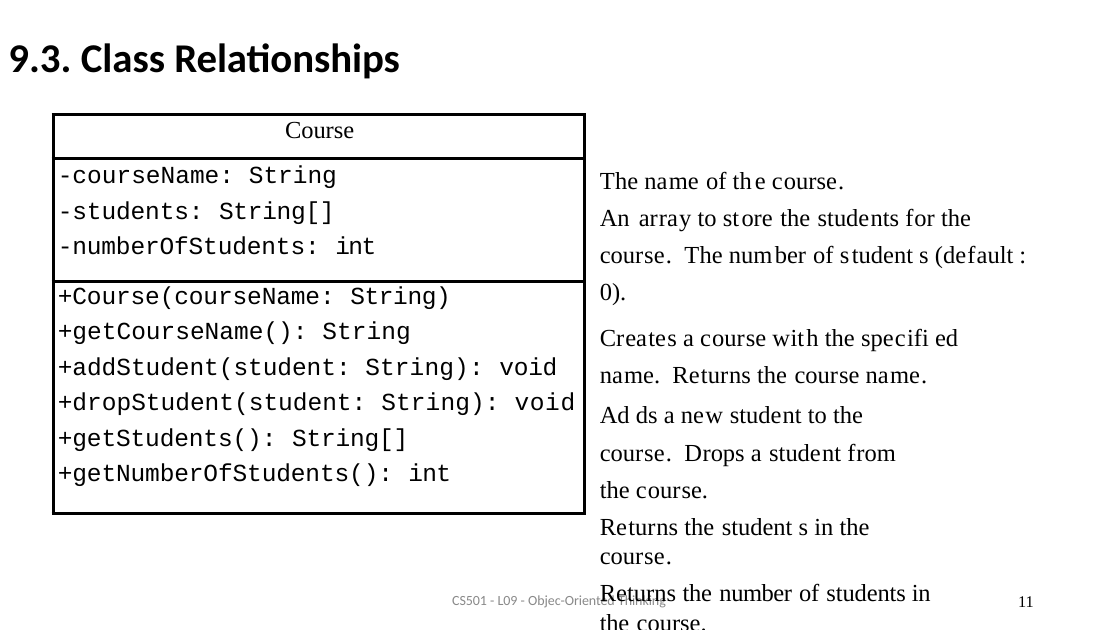
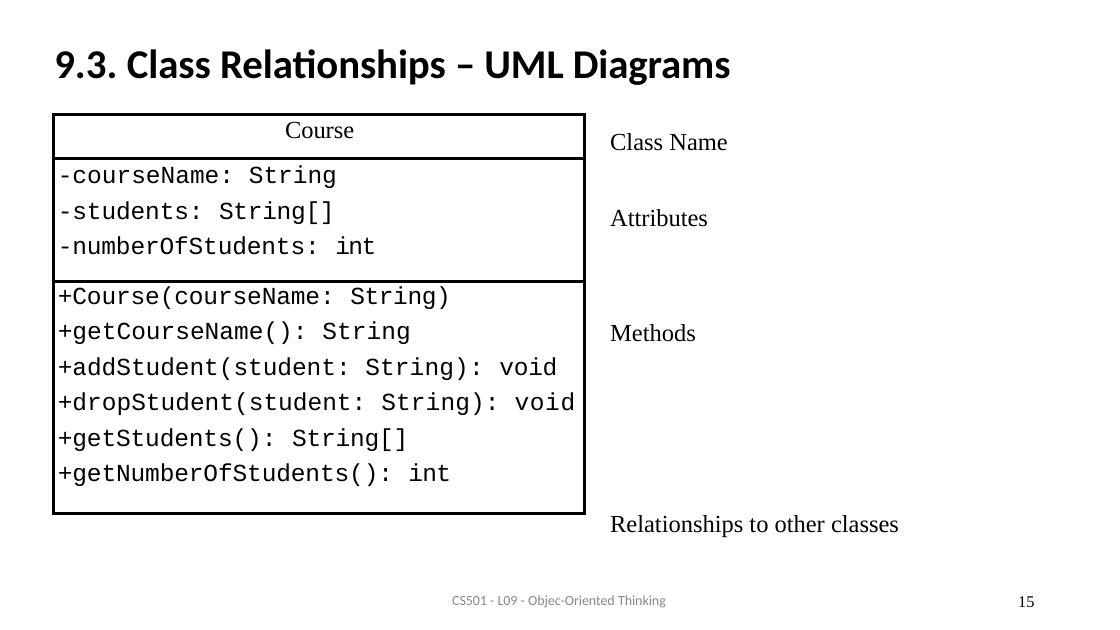
Before and after one commit to AughdonBreslin/CS501IntroToJava, a slide deck: slide 15 of Lectures/9_Object_Oriented_Programming.pptx (slide 11 before the commit). Drawn at 1120x630 pixels with LibreOffice and Linux fonts; fonts in the diff are those of the drawing. Boxes give left, top, right and bottom in pixels: in the first picture for what was removed or moved away, otherwise in the second. Text is boxed around its words. In the diff, an @@ line names an element or a change of style, - is before the commit and + after.

```diff
--- a/Lectures/9_Object_Oriented_Programming.pptx
+++ b/Lectures/9_Object_Oriented_Programming.pptx
@@ title at bbox=[54, 49, 731, 85]: text changed @@
-9.3. Class Relationships
+9.3. Class Relationships – UML Diagrams
@@ text at bbox=[610, 133, 899, 538]: text changed @@
-The name of the course.
-An array to store the students for the course. The number of student s (default : 0).
-Creates a course with the specifi ed name. Returns the course name.
-Ad ds a new student to the course. Drops a student from the course.
-Returns the student s in the course.
-Returns the number of students in the course.
+Class Name
+Attributes
+Methods
+Relationships to other classes
@@ page number at bbox=[1018, 596, 1034, 607]: text changed @@
-11
+15
```
Also in this commit, not shown: 10 other slides changed, 17 slides added, 8 slides removed, 4 other files.
